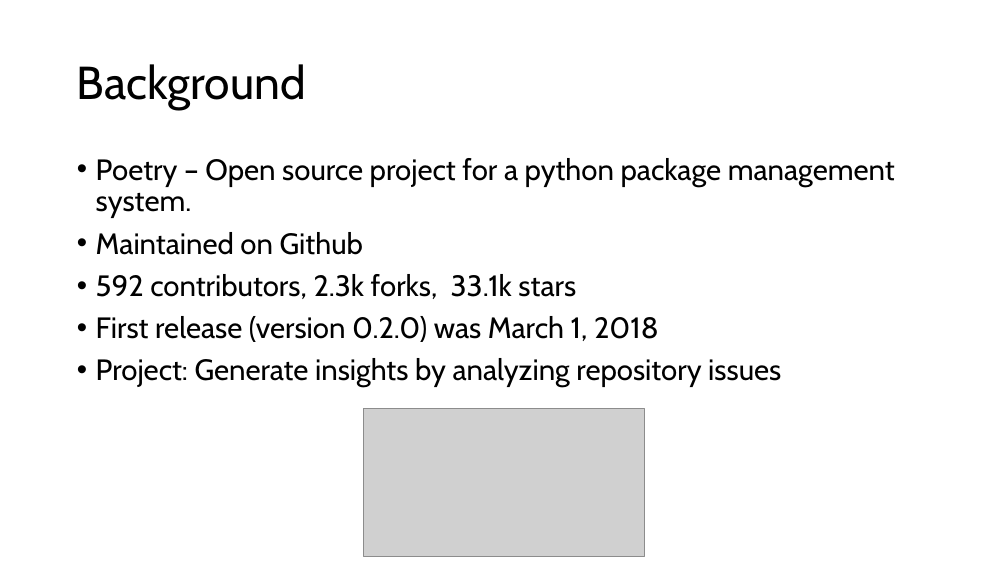
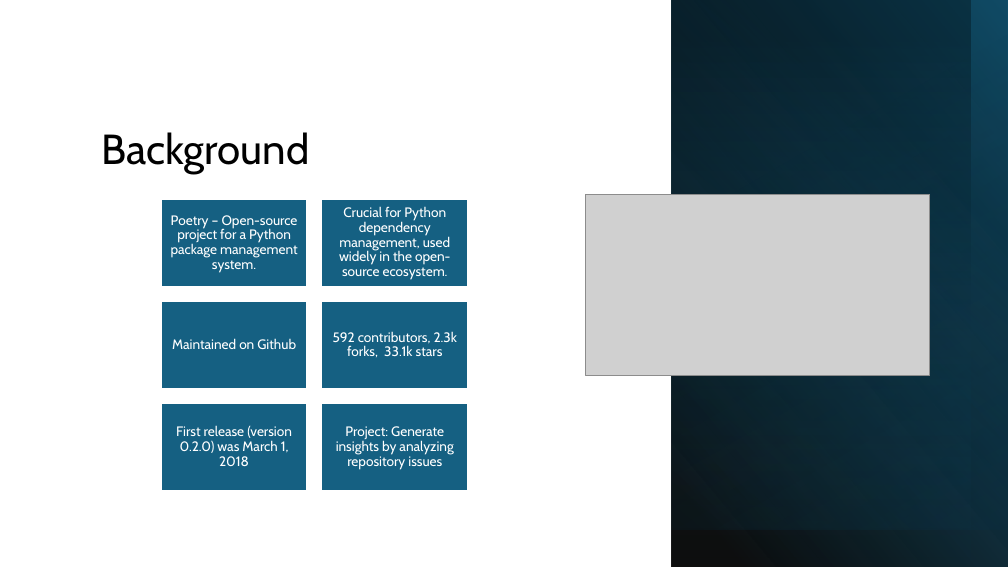
Before and after one commit to timsweeney7/enpm611-project-app, a slide deck: slide 2 of presentation/Presentation1.pptx. Drawn at 1008x567 pixels with LibreOffice and Linux fonts; fonts in the diff are those of the drawing; grey boxes stand for pictures. Boxes give left, top, right and bottom in pixels: in the first picture for what was removed or moved away, otherwise in the second. Text is boxed around its words. In the diff, an @@ line names an element or a change of style, - is before the commit and + after.

```diff
--- a/presentation/Presentation1.pptx
+++ b/presentation/Presentation1.pptx
@@ rectangle added at (x1=671, y1=0, x2=1008, y2=567), fill gradient #000000 to #156082 @@
@@ rectangle added at (x1=671, y1=0, x2=1008, y2=529), fill gradient #0B3041 @@
@@ rectangle added at (x1=671, y1=0, x2=1008, y2=529), fill gradient #156082 to #000000 @@
@@ rectangle added at (x1=671, y1=0, x2=970, y2=567), fill gradient #156082 to #000000 @@
@@ title "Background" moved from (x1=77, y1=64, x2=306, y2=110) to (x1=102, y1=132, x2=310, y2=174) @@
@@ title "Background" at (x1=102, y1=132, x2=310, y2=174): size 44 to 40 pt; vertical alignment middle to bottom @@
@@ text removed at (x1=96, y1=158, x2=895, y2=388) @@
-• Poetry – Open source project for a python package management system.
-• Maintained on Github
-• 592 contributors, 2.3k forks, 33.1k stars
-• First release (version 0.2.0) was March 1, 2018
-• Project: Generate insights by analyzing repository issues
@@ picture resized from (x1=364, y1=409, x2=645, y2=557) to (x1=585, y1=194, x2=930, y2=375) @@
@@ group added at (x1=161, y1=199, x2=468, y2=492): 6 rectangles, 6 texts @@
+Poetry – Open-source project for a Python package management system.
+Crucial for Python dependency management, used widely in the open-source ecosystem.
+Maintained on Github
+592 contributors, 2.3k forks, 33.1k stars
+First release (version 0.2.0) was March 1, 2018
+Project: Generate insights by analyzing repository issues
```
Also in this commit, not shown: 9 other slides changed, 6 slides added, 1 slide removed.
